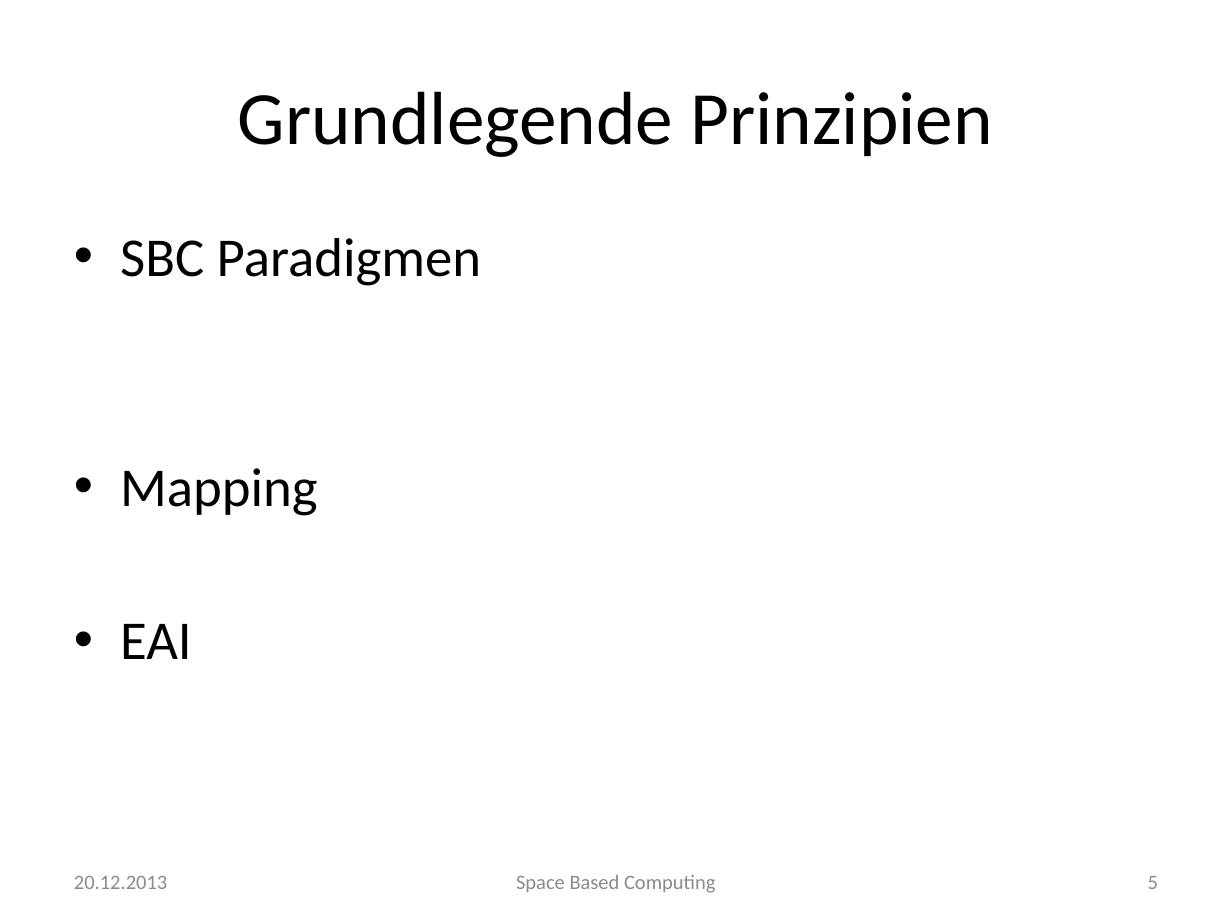
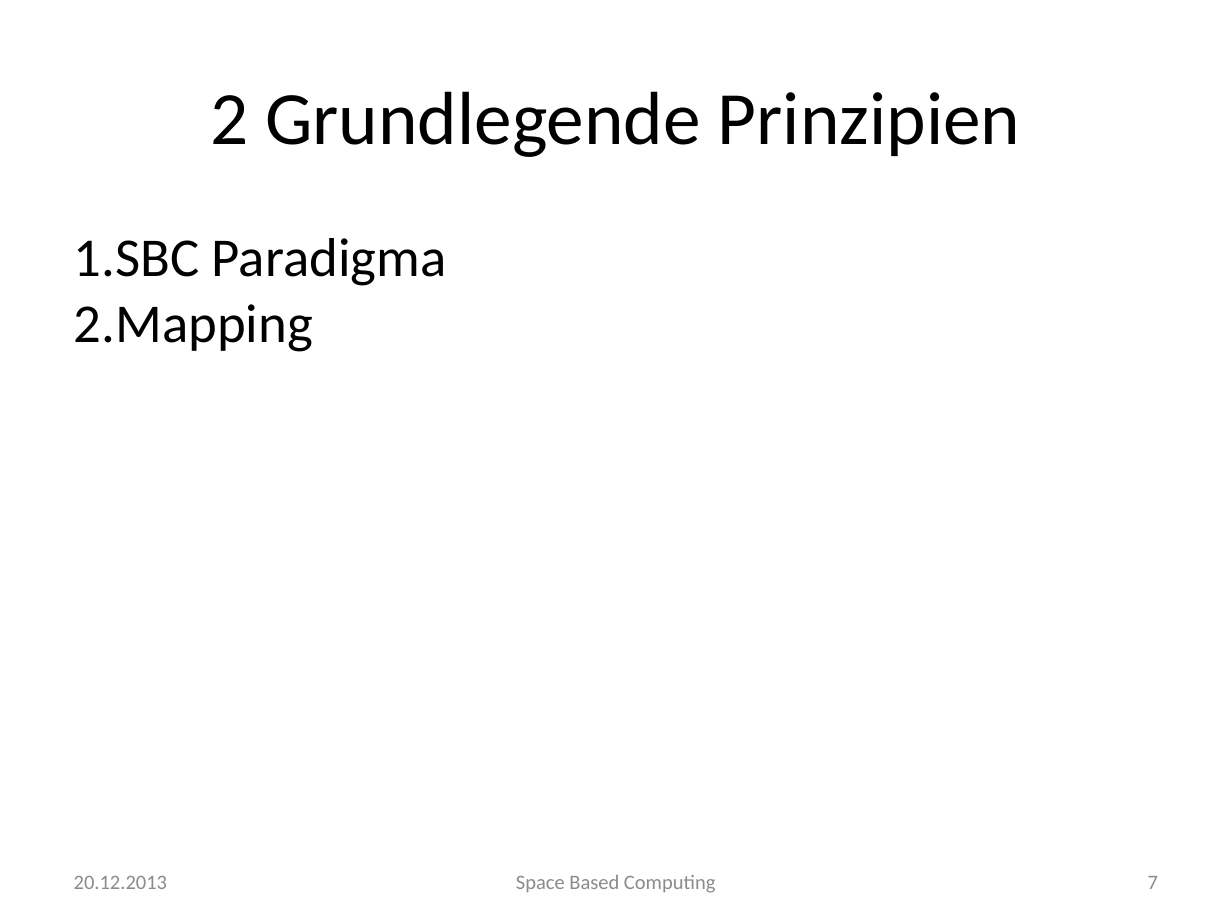
Before and after one commit to traxl/sbcAusarbeitung, a slide deck: slide 7 of Space Based Computing.pptx (slide 5 before the commit). Drawn at 1232x924 pixels with LibreOffice and Linux fonts; fonts in the diff are those of the drawing; background and template pictures are left out. Boxes give left, top, right and bottom in pixels: in the first picture for what was removed or moved away, otherwise in the second. Text is boxed around its words. In the diff, an @@ line names an element or a change of style, - is before the commit and + after.

```diff
--- a/Space Based Computing.pptx
+++ b/Space Based Computing.pptx
@@ text at (210,91,1020,157): text changed @@
-Grundlegende Prinzipien
+2 Grundlegende Prinzipien
@@ text at (74,238,447,286): text changed @@
-• SBC Paradigmen
+1. SBC Paradigma
@@ text at (74,304,313,352): bullet • to 1.; less space between paragraphs @@
@@ text at (120,624,192,659): paragraph removed @@
-• EAI
@@ page number at (1148,876,1158,889): text changed; text colour #8C8C8C to #8B8B8B @@
-5
+7
```
Also in this commit, not shown: 20 other slides changed, 8 slides added, 2 slides removed, 3 other files.
